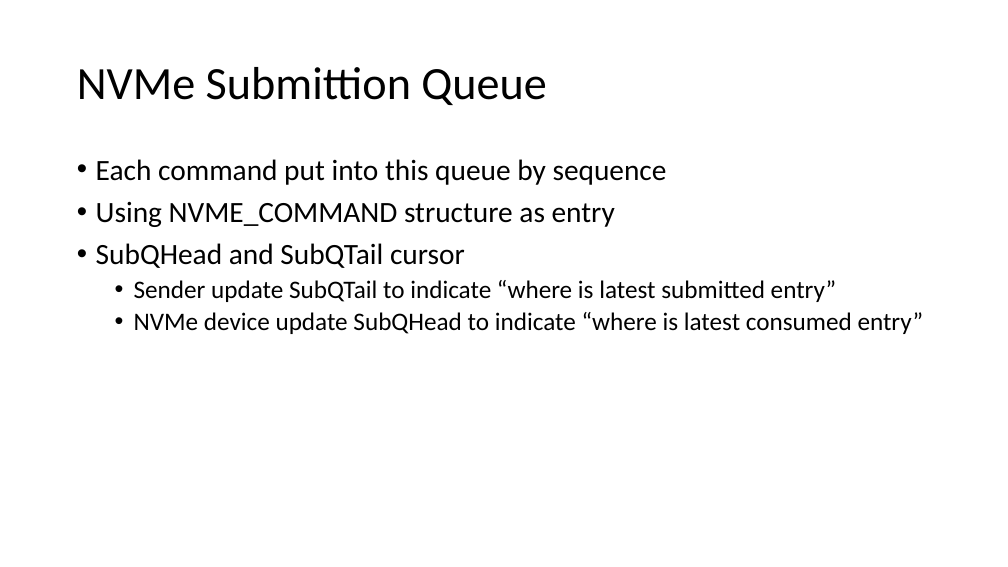
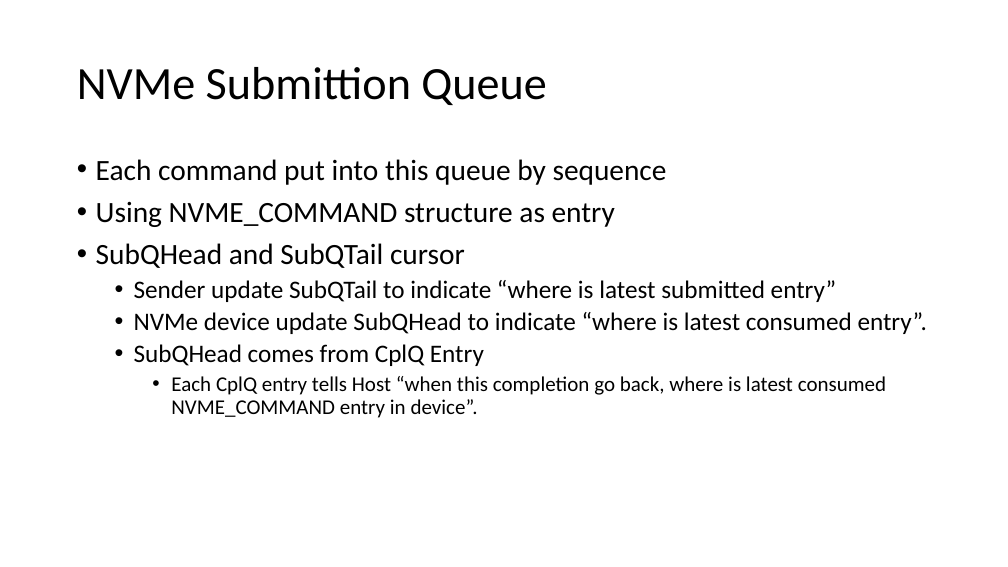
Before and after one commit to smokingpc/glendronach, a slide deck: slide 32 of doc/SPCNVMe_Introduction_and_Design.pptx (slide 28 before the commit). Drawn at 1008x567 pixels with LibreOffice and Linux fonts; fonts in the diff are those of the drawing. Boxes give left, top, right and bottom in pixels: in the first picture for what was removed or moved away, otherwise in the second. Text is boxed around its words. In the diff, an @@ line names an element or a change of style, - is before the commit and + after.

```diff
--- a/doc/SPCNVMe_Introduction_and_Design.pptx
+++ b/doc/SPCNVMe_Introduction_and_Design.pptx
@@ text at (134,312,927,418): text changed; size 24 to 20 pt @@
-  • NVMe device update SubQHead to indicate “where is latest consumed entry”
+  • NVMe device update SubQHead to indicate “where is latest consumed entry”.
+  • SubQHead comes from CplQ Entry
+    • Each CplQ entry tells Host “when this completion go back, where is latest consumed NVME_COMMAND entry in device”.
```
Also in this commit, not shown: 15 other slides changed, 15 slides added, 8 slides removed.
